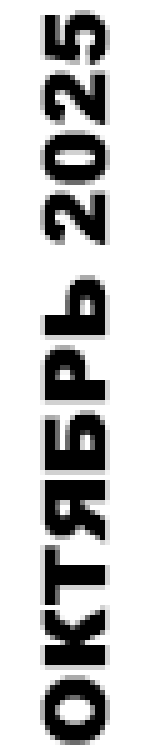
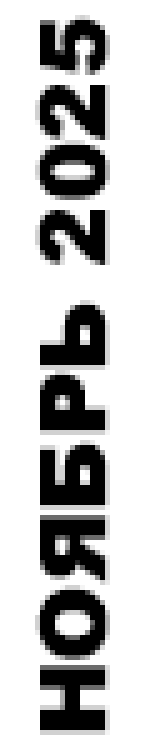
Before/after of a 150 x 750 layered artwork. What changed in the layer stack:
renamed "ОКТЯБРЬ 2025" to "НОЯБРЬ 2025", painted on it over [35, 10, 110, 745]
